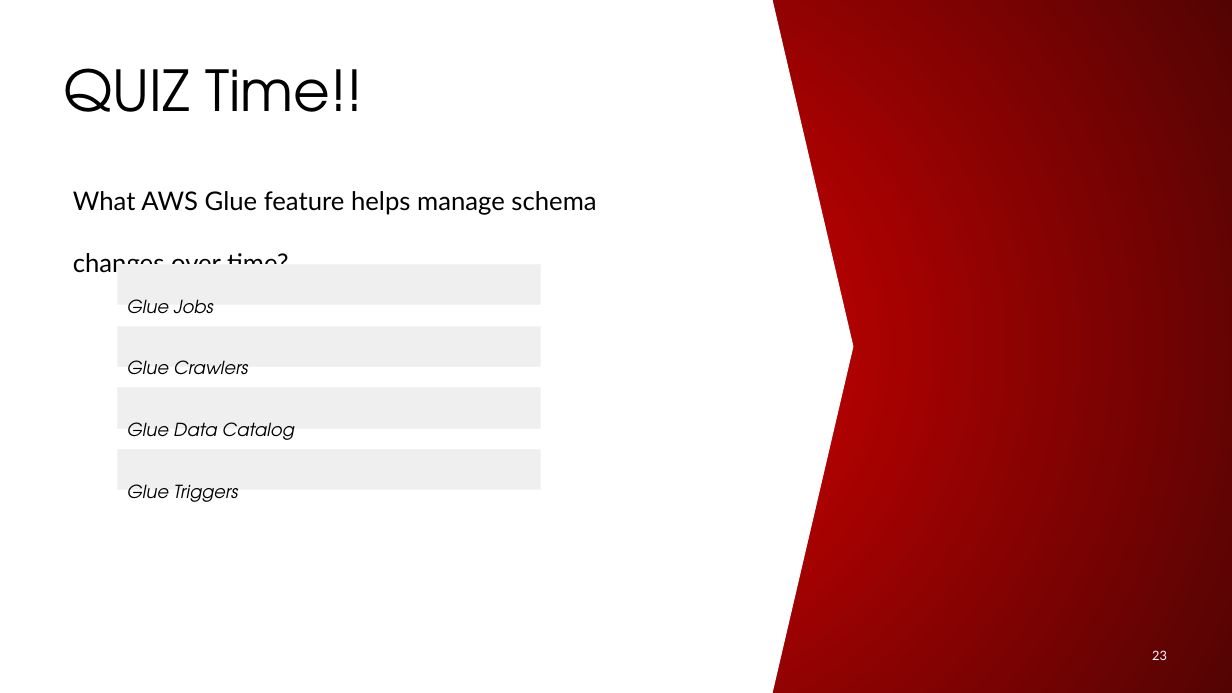
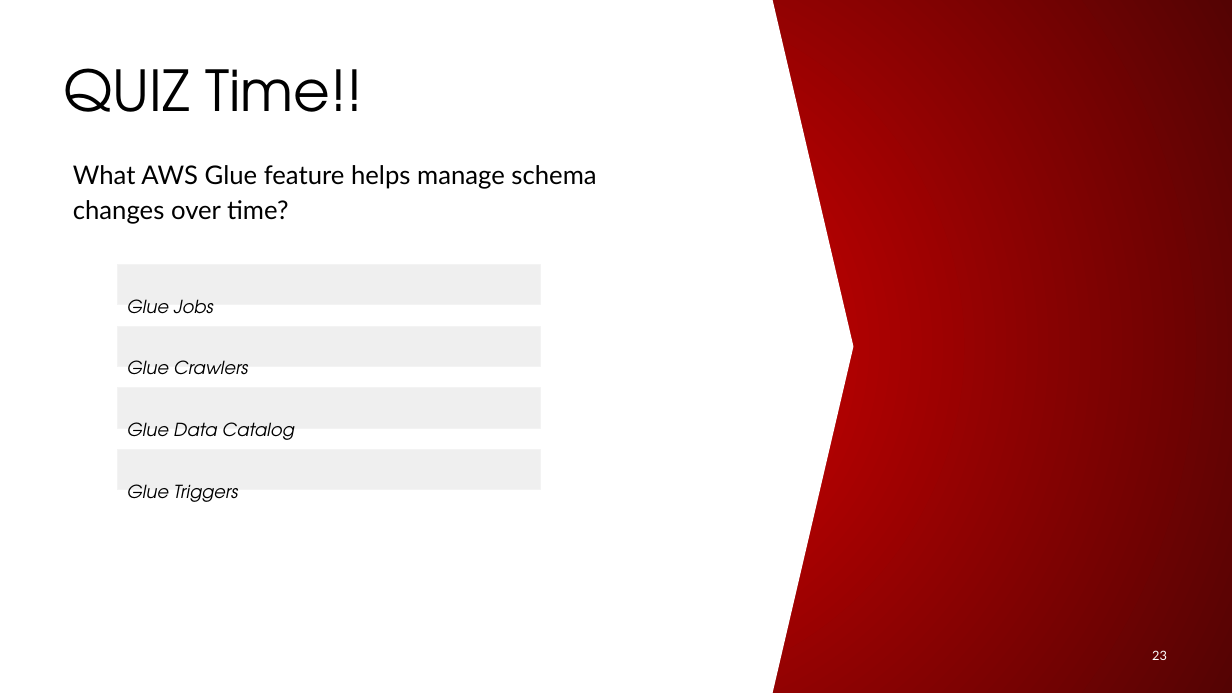
Before and after one commit to datacouch-io/aws-training-glue-redshift-athena-dms-quicksight, a slide deck: slide 23 of Slides/AWS GLUE_v1.pptx. Drawn at 1232x693 pixels with LibreOffice and Linux fonts; fonts in the diff are those of the drawing; background and template pictures are left out. Boxes give left, top, right and bottom in pixels: in the first picture for what was removed or moved away, otherwise in the second. Text is boxed around its words. In the diff, an @@ line names an element or a change of style, - is before the commit and + after.

```diff
--- a/Slides/AWS GLUE_v1.pptx
+++ b/Slides/AWS GLUE_v1.pptx
@@ text "What AWS Glue feature helps ..." at (73,165,596,224): line spacing 2 to 1.15 @@
```
Also in this commit, not shown: 10 other slides changed, 1 other file.
